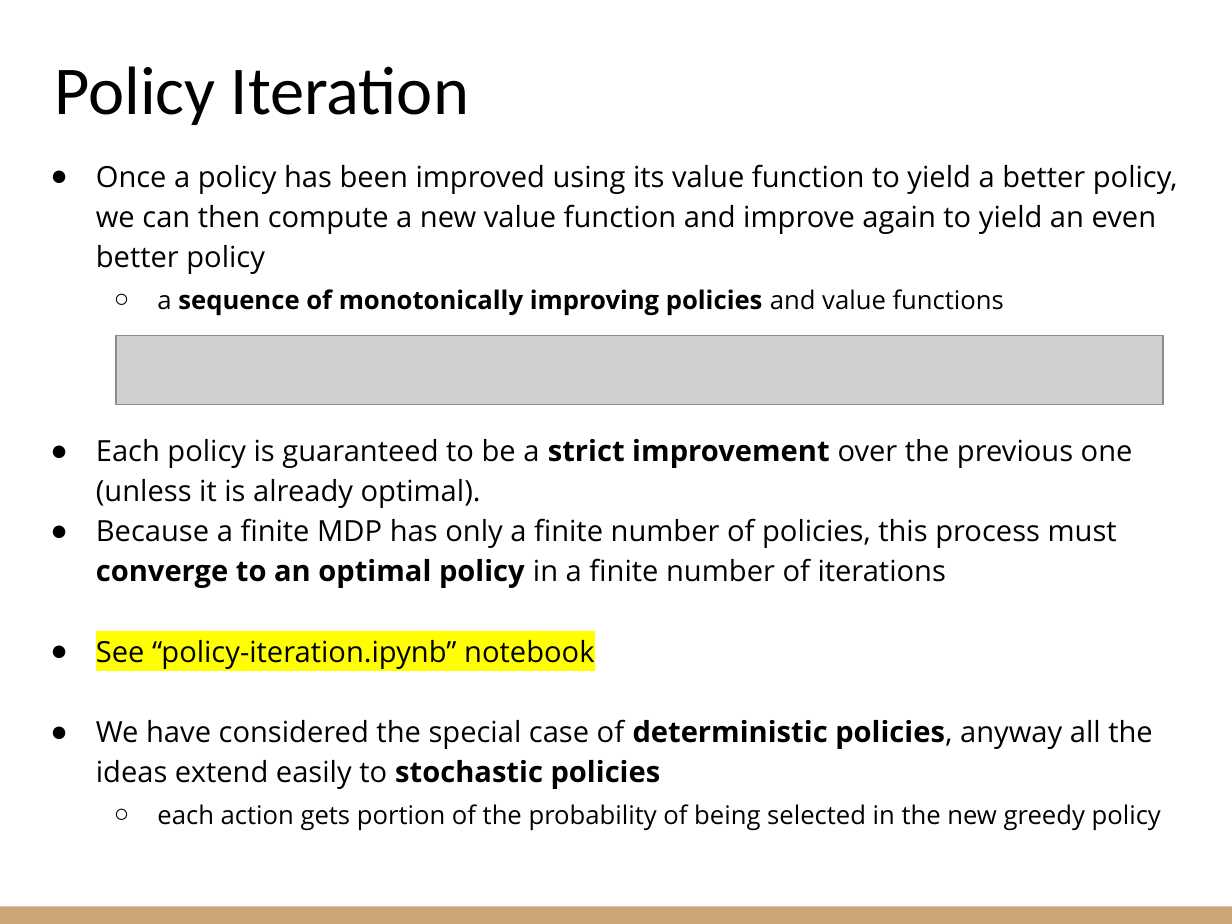
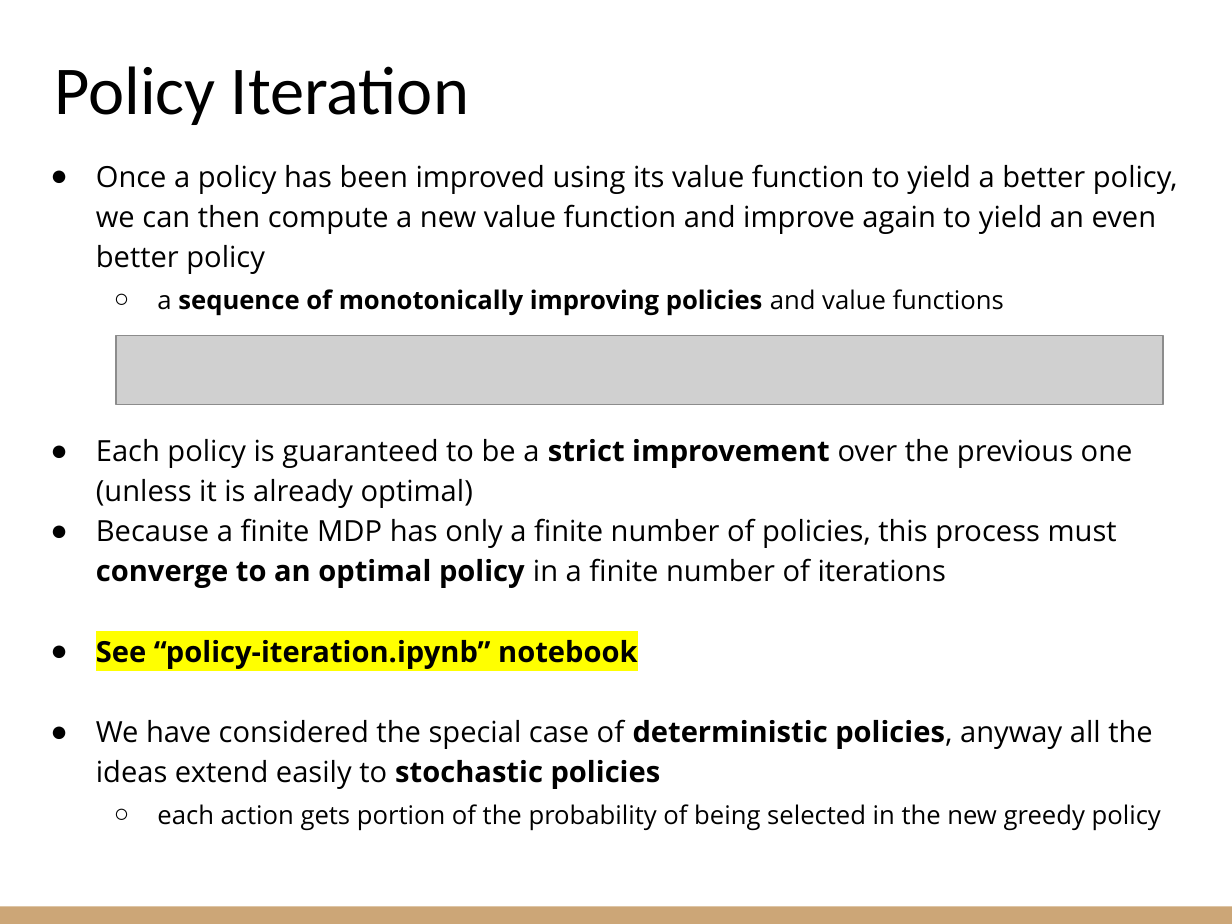
Before and after one commit to riccardoberta/autonomous-agents, a slide deck: slide 18 of 02 - Dynamic Programming/slides.pptx. Drawn at 1232x924 pixels with LibreOffice and Linux fonts; fonts in the diff are those of the drawing; grey boxes stand for pictures. Boxes give left, top, right and bottom in pixels: in the first picture for what was removed or moved away, otherwise in the second. Text is boxed around its words. In the diff, an @@ line names an element or a change of style, - is before the commit and + after.

```diff
--- a/02 - Dynamic Programming/slides.pptx
+++ b/02 - Dynamic Programming/slides.pptx
@@ text at [96, 439, 1133, 508]: text changed @@
-● Each policy is guaranteed to be a strict improvement over the previous one (unless it is already optimal).
+● Each policy is guaranteed to be a strict improvement over the previous one (unless it is already optimal)
@@ text at [96, 640, 638, 669]: bold on in "See “policy-iteration.ipynb” notebook" @@
```
Also in this commit, not shown: 5 other slides changed, 4 other files.
